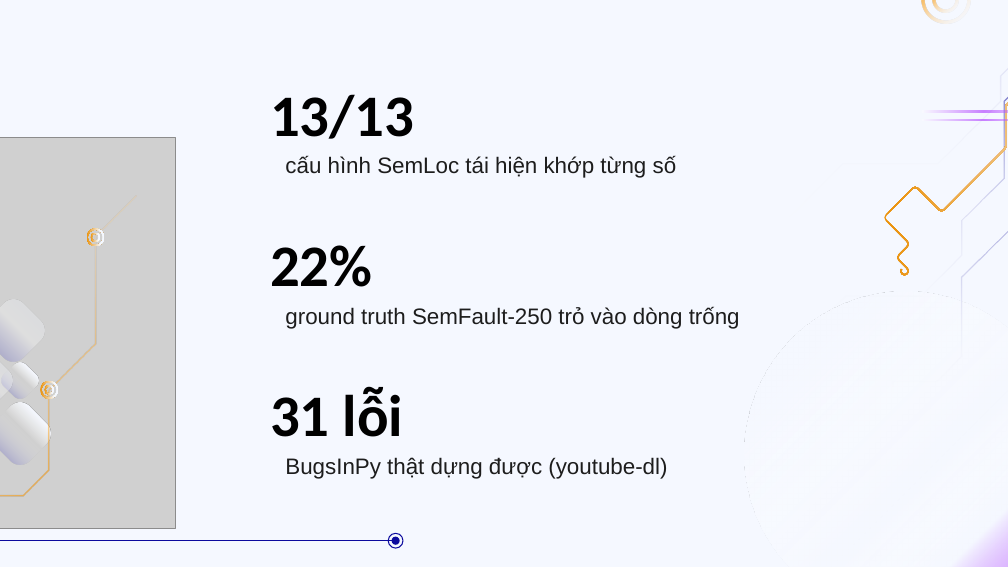
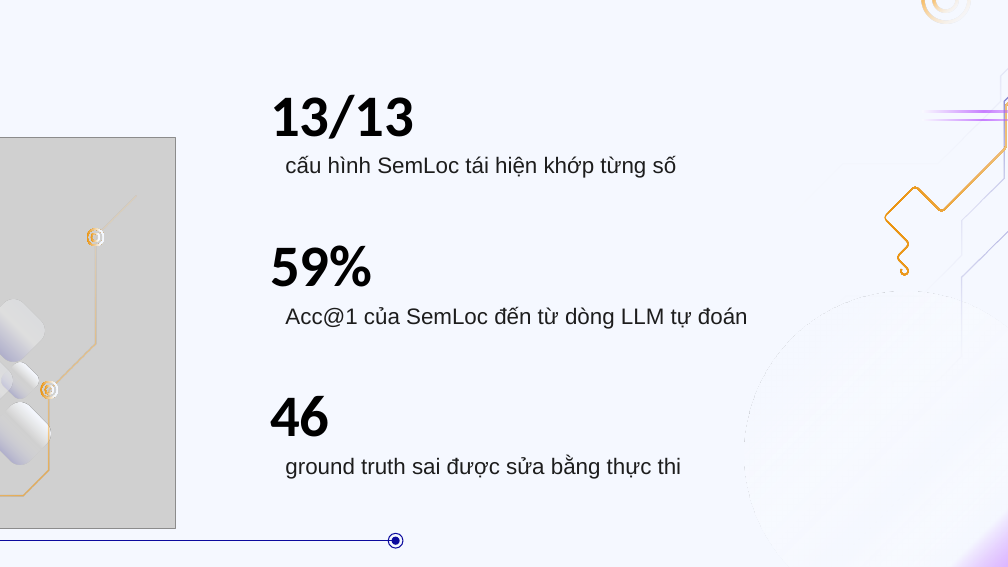
Before and after one commit to doanan293/grounded-or-guessed, a slide deck: slide 15 of docs/presentation/bao-cao-lan-1.pptx. Drawn at 1008x567 pixels with LibreOffice and Linux fonts; fonts in the diff are those of the drawing; grey boxes stand for pictures. Boxes give left, top, right and bottom in pixels: in the first picture for what was removed or moved away, otherwise in the second. Text is boxed around its words. In the diff, an @@ line names an element or a change of style, - is before the commit and + after.

```diff
--- a/docs/presentation/bao-cao-lan-1.pptx
+++ b/docs/presentation/bao-cao-lan-1.pptx
@@ title at box(270, 245, 372, 287): text changed @@
-22%
+59%
@@ subtitle at box(285, 306, 748, 329): text changed @@
-ground truth SemFault-250 trỏ vào dòng trống
+Acc@1 của SemLoc đến từ dòng LLM tự đoán
@@ title at box(270, 396, 330, 437): text changed @@
-31 lỗi
+46
@@ subtitle at box(285, 456, 682, 479): text changed @@
-BugsInPy thật dựng được (youtube-dl)
+ground truth sai được sửa bằng thực thi
```
Also in this commit, not shown: 8 other slides changed, 3 slides added, 1 slide removed, 2 other files.
